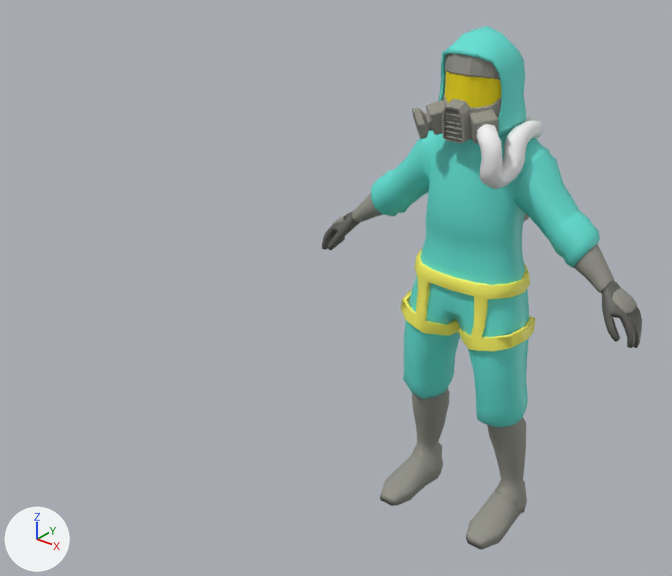
What one commit did to the FBX model LV1/Assets/modle/police/Standard Walk.fbx.
Camera for both pictures: a 50 mm lens placed at (1.55, -2.73, 2.43), pointed at (-0.34, -0.37, 0.97). Lighting does not change. The marker at lower left points along +X, +Y and +Z. Where no turn or scale is listed for an object, it has been applied to the vertices. Vertices at the same position are counted once.
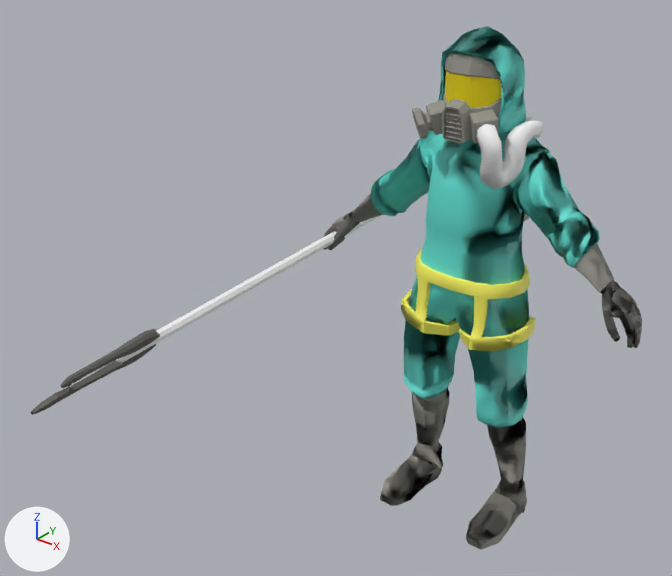
Location of each change, [x1, y1, x2, y2] in pixels of the pictures (672 x 576 px):
'polySurface36', shading changed: [322, 26, 642, 550] in both
'spear', added: after [31, 215, 382, 415]
    faces in mat_lambert6 (white #f8f8f8): [115, 215, 382, 363]
    faces in mat_lambert7 (dark grey #62615c): [31, 329, 160, 415]
part 2 of me_mesh_009, shading changed: [401, 249, 535, 351] in both

Patch to the scene script:
```diff
--- a/LV1/Assets/modle/police/Standard Walk.fbx.py
+++ b/LV1/Assets/modle/police/Standard Walk.fbx.py
@@ mat_lambert8 @@
+mat_lambert8 = principled_material('lambert8')
+mat_lambert8.base_color = (0.5, 0.5, 0.5)  # grey #bcbcbc
@@ mat_lambert6 @@
+mat_lambert6 = principled_material('lambert6')
+mat_lambert6.base_color = (0.936, 0.936, 0.936)  # white #f8f8f8
@@ mat_lambert7 @@
+mat_lambert7 = principled_material('lambert7')
+mat_lambert7.base_color = (0.123, 0.119, 0.107)  # dark grey #62615c
@@ me_mesh_013 @@
 me_mesh_013.from_pydata(...)  # 1394 vertices, 1374 faces; spans x -0.65..0.65, y -0.2..0.17, z -0.03..1.88
 # used by ob_polysurface36; location = (0.0, 0.0, -0.009)
+# me_mesh_013 part 1: its shading normals changed
 me_mesh_013.materials.append(mat_blinn1)
@@ me_mesh_009 @@
 me_mesh_009.from_pydata(...)  # 184 vertices, 144 faces; spans x -0.253..0.253, y -0.147..0.16, z 0.754..1.031
 # used by ob_polysurface181; location = (0.0, -0.003, 0.0)
+# me_mesh_009 part 2: edges marked sharp go from 0 to 56
 me_mesh_009.materials.append(mat_lambert3)
@@ me_mesh_014 @@
+me_mesh_014.from_pydata(...)  # 470 vertices, 476 faces; spans x -0.2..0.18, y -1.18..1.18, z -0.24..0.2
+# faces by material slot: [272, 202, 2]
+me_mesh_014.materials.append(mat_lambert6)  # white #f8f8f8
+me_mesh_014.materials.append(mat_lambert7)  # dark grey #62615c
+me_mesh_014.materials.append(mat_lambert8)  # grey #bcbcbc
@@ ob_spear @@
+ob_spear = bpy.data.objects.new('spear', me_mesh_014)
+ob_spear.location = (-0.605, -0.186, 0.983)
```
